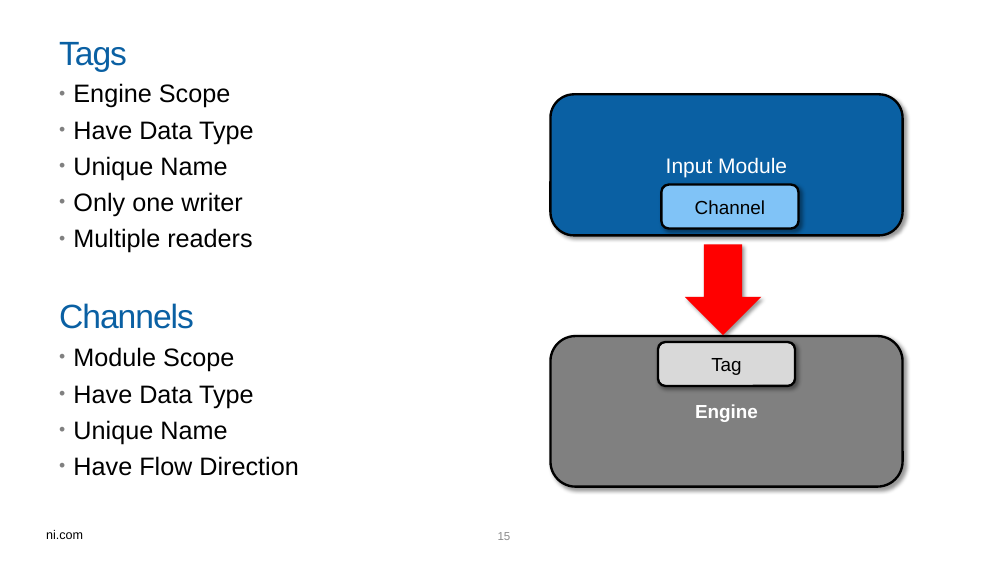
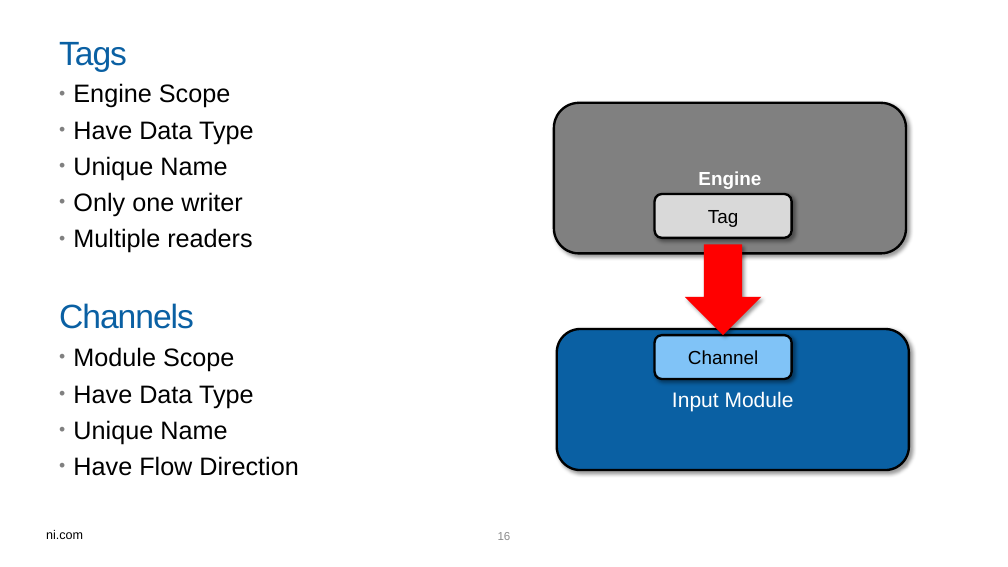
Before and after one commit to LabVIEW-DCAF/Documentation, a slide deck: slide 16 of Introduction to DCAF.pptx (slide 15 before the commit). Drawn at 1008x567 pixels with LibreOffice and Linux fonts; fonts in the diff are those of the drawing; background and template pictures are left out. Boxes give left, top, right and bottom in pixels: in the first picture for what was removed or moved away, otherwise in the second. Text is boxed around its words. In the diff, an @@ line names an element or a change of style, - is before the commit and + after.

```diff
--- a/Introduction to DCAF.pptx
+++ b/Introduction to DCAF.pptx
@@ rounded rectangle "Engine": place and size @@
-rounded rectangle "Engine" at (551,337,903,487)
+rounded rectangle "Engine" at (554,103,907,253)
@@ rounded rectangle "Tag": place and size @@
-rounded rectangle "Tag" at (658,342,795,386)
+rounded rectangle "Tag" at (655,194,792,238)
@@ rounded rectangle "Input Module": place and size @@
-rounded rectangle "Input Module" at (551,95,903,236)
+rounded rectangle "Input Module" at (557,329,909,470)
@@ rounded rectangle "Channel": place and size @@
-rounded rectangle "Channel" at (662,185,799,228)
+rounded rectangle "Channel" at (655,335,792,379)
```
Also in this commit, not shown: 2 other slides changed, 1 slide added, 1 other file.
